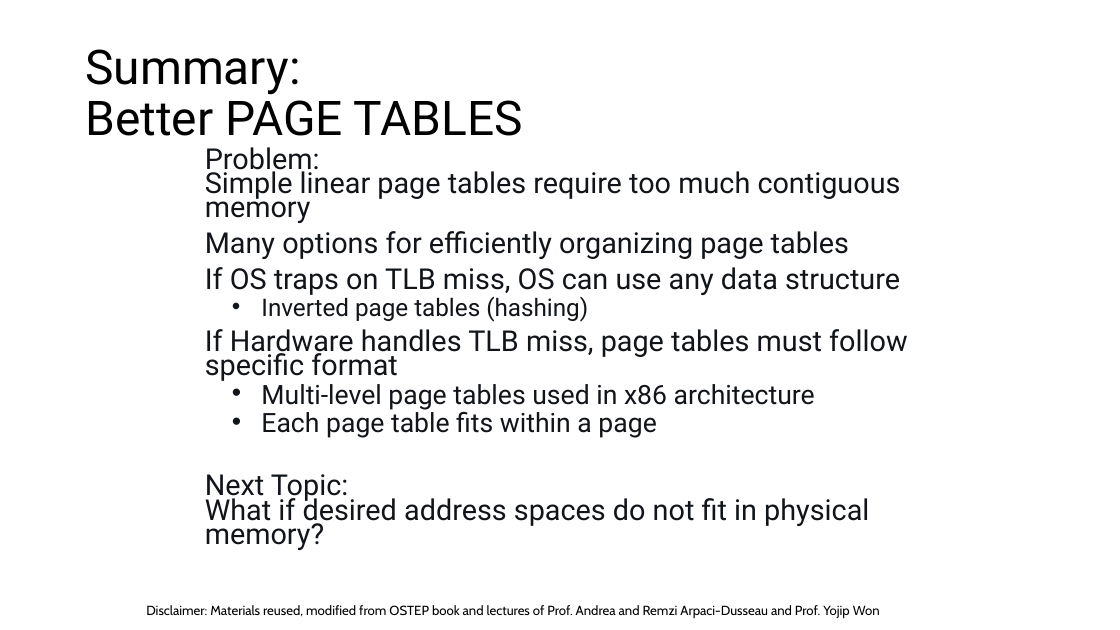
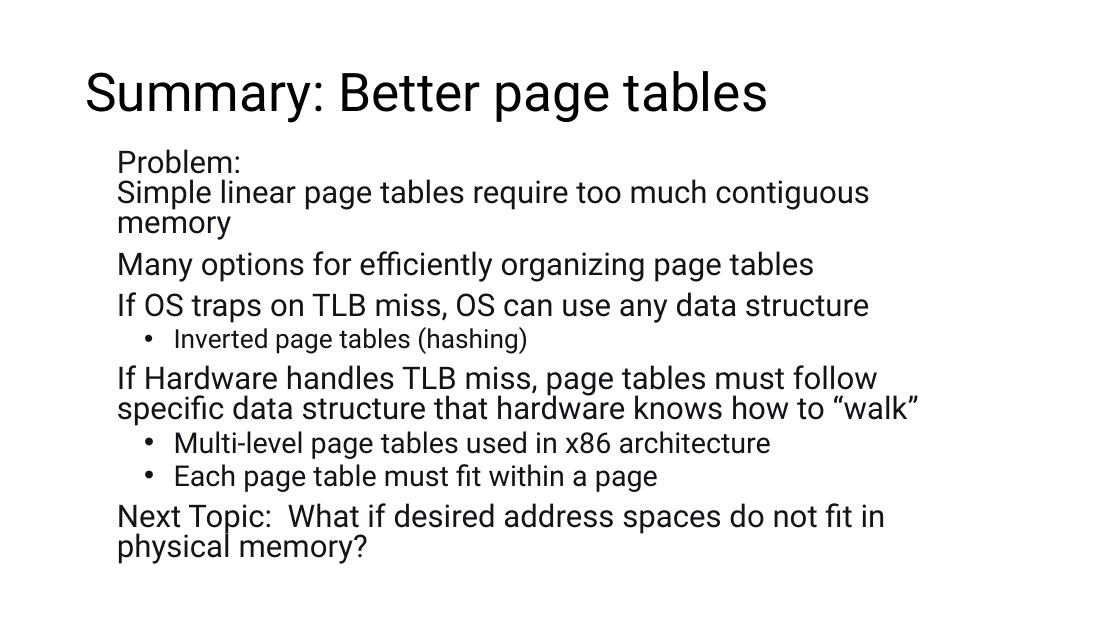
Before and after one commit to ngsrinivas/coursegen, a slide deck: slide 48 of ex/416-F23/staging/416-F23/lectures/06-paging.pptx (slide 49 before the commit). Drawn at 1120x630 pixels with LibreOffice and Linux fonts; fonts in the diff are those of the drawing. Boxes give left, top, right and bottom in pixels: in the first picture for what was removed or moved away, otherwise in the second. Text is boxed around its words. In the diff, an @@ line names an element or a change of style, - is before the commit and + after.

```diff
--- a/ex/416-F23/staging/416-F23/lectures/06-paging.pptx
+++ b/ex/416-F23/staging/416-F23/lectures/06-paging.pptx
@@ title at [85,71,769,123]: text changed; size 41 to 45.6 pt @@
-Summary:
-Better PAGE TABLES
+Summary: Better page tables
@@ text at [117,149,919,564]: paragraph removed @@
-.
@@ text "Problem: Simple linear page tables ...": place and size @@
-text "Problem: Simple linear page tables ..." at [205,147,907,550]
+text "Problem: Simple linear page tables ..." at [117,149,919,564]
@@ text at [117,149,886,564]: size 24.7 to 26.7 pt in "Problem: Simple linear page tables require too ...", "Many options for efficiently organizing page tables", "If OS traps on TLB miss, OS ...", "Next Topic: What if desired address spaces ..."; size 20.8 to 22.5 pt in "Inverted page tables (hashing)"; size 22.8 to 24.6 pt in "Multi-level page tables used in x86 architecture"; line spacing 0.7 to 0.8 @@
@@ text at [117,365,919,426]: text changed; size 24.7 to 26.7 pt @@
-If Hardware handles TLB miss, page tables must follow specific format
+If Hardware handles TLB miss, page tables must follow specific data structure that hardware knows how to “walk”
@@ text at [174,464,658,492]: text changed; size 22.8 to 24.6 pt @@
-  • Each page table fits within a page
+  • Each page table must fit within a page
@@ text removed at [146,605,880,619] @@
-Disclaimer: Materials reused, modified from OSTEP book and lectures of Prof. Andrea and Remzi Arpaci-Dusseau and Prof. Yojip Won
```
Also in this commit, not shown: 42 other slides changed, 3 slides added, 62 slides removed, 4 other files.
